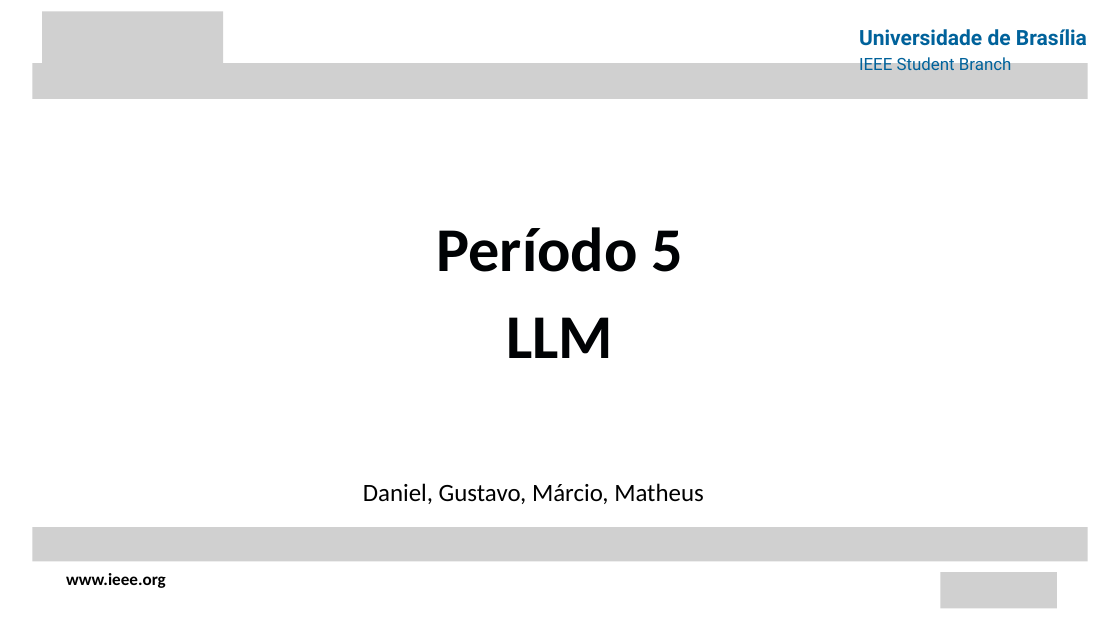
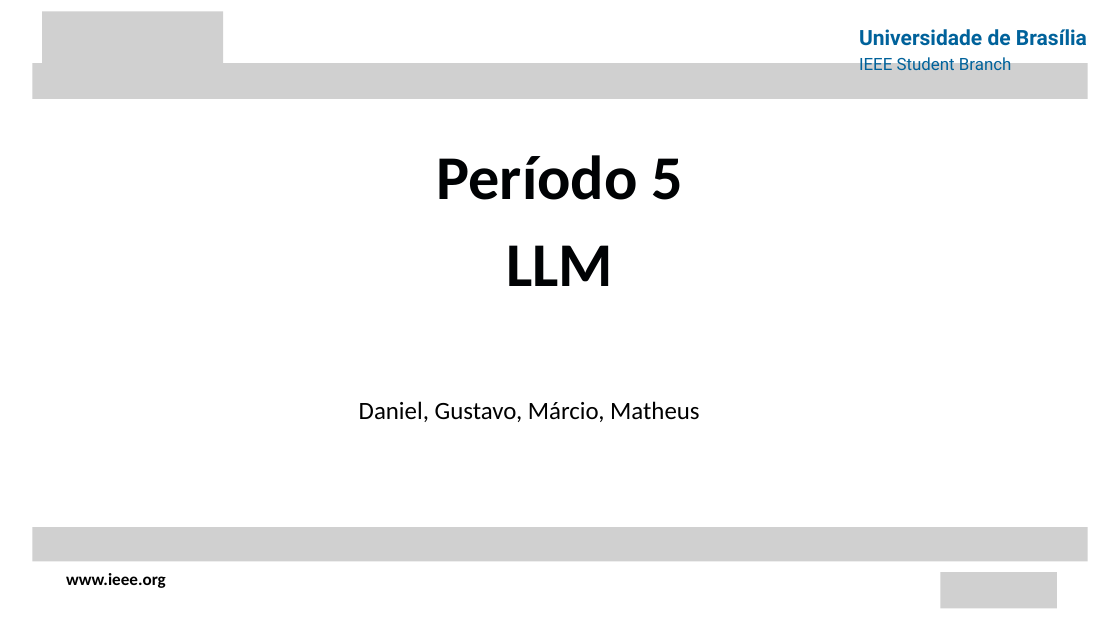
Before and after one commit to gusfring41/Apresentacao-LLM-CIS, a slide deck: slide 1 of apresentacaoLLM.pptx. Drawn at 1120x630 pixels with LibreOffice and Linux fonts; fonts in the diff are those of the drawing; grey boxes stand for pictures. Boxes give left, top, right and bottom in pixels: in the first picture for what was removed or moved away, otherwise in the second. Text is boxed around its words. In the diff, an @@ line names an element or a change of style, - is before the commit and + after.

```diff
--- a/apresentacaoLLM.pptx
+++ b/apresentacaoLLM.pptx
@@ text "Período 5" moved from (x1=437, y1=227, x2=682, y2=358) to (x1=437, y1=155, x2=682, y2=286) @@
@@ text "Daniel, Gustavo, Márcio, Matheus" moved from (x1=363, y1=483, x2=704, y2=504) to (x1=359, y1=401, x2=700, y2=422) @@
@@ text "Daniel, Gustavo, Márcio, Matheus" at (x1=359, y1=401, x2=700, y2=422): line spacing 1 to 32pt @@
```
Also in this commit, not shown: 1 other slide changed, 1 slide removed, 1 other file.
